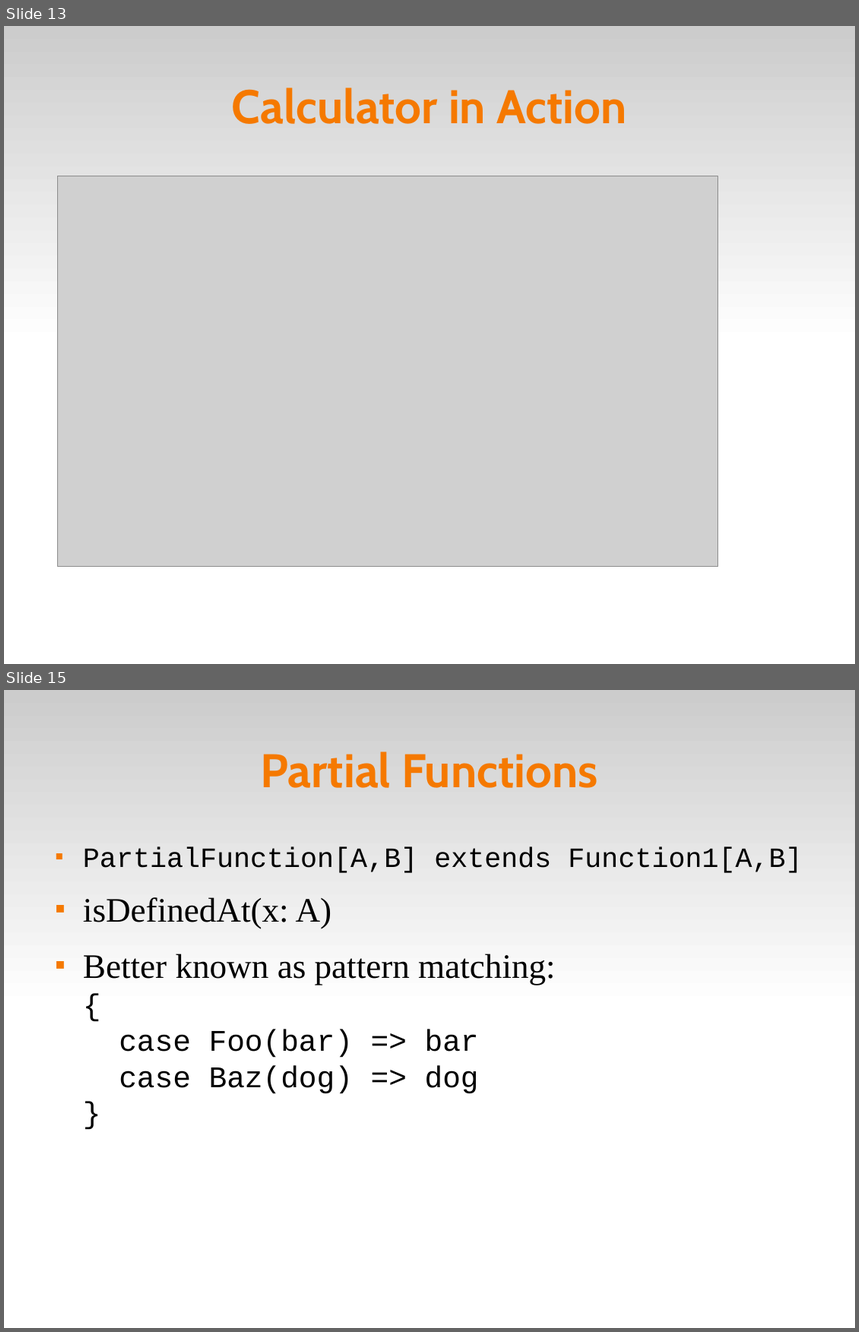
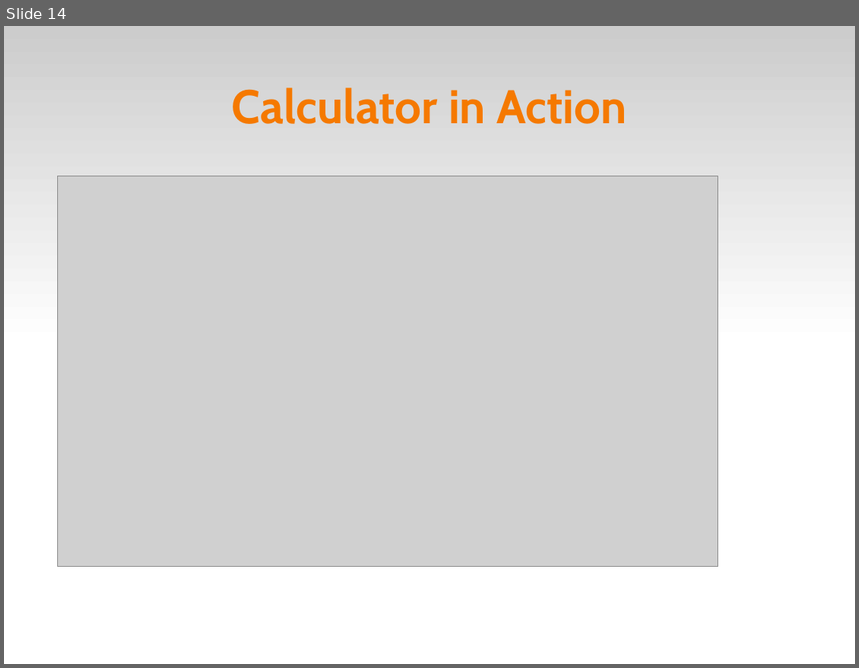
Before and after one commit to dpp/lift-samples, a slide deck: presentations/2008_dpp_SVCodeCamp/Scala Tips and Tricks.odp. Shown one above the other, each under a label of ours: slides 13 and 15 before the commit, slide 14 after it; the slides between them are not shown. The pictures are 859x1332 and 859x668 pixels, drawn with LibreOffice and Linux fonts; fonts in the diff are those of the drawing; grey boxes stand for pictures; background and template pictures are left out. Boxes give left, top, right and bottom in pixels: in the first picture for what was removed or moved away, otherwise in the second. Text is boxed around its words. In the diff, an @@ line names an element or a change of style, - is before the commit and + after.

```diff
--- a/presentations/2008_dpp_SVCodeCamp/Scala Tips and Tricks.odp
+++ b/presentations/2008_dpp_SVCodeCamp/Scala Tips and Tricks.odp
@@ slide 15 removed at box(4, 690, 855, 1328), background #FFFFFF; not listed: 1 template element that a slide beside it also shows @@
@@ title removed at box(260, 752, 598, 788) @@
-Partial Functions
@@ text removed at box(83, 847, 802, 1094) @@
-■ PartialFunction[A,B] extends Function1[A,B]
-■ isDefinedAt(x: A)
-■ Better known as pattern matching:
-  {
-  case Foo(bar) => bar
-  case Baz(dog) => dog
-  }
@@ what was slide 13 is now slide 14 @@
```
Also in this commit, not shown: 3 slides added, 10 other slides removed.
